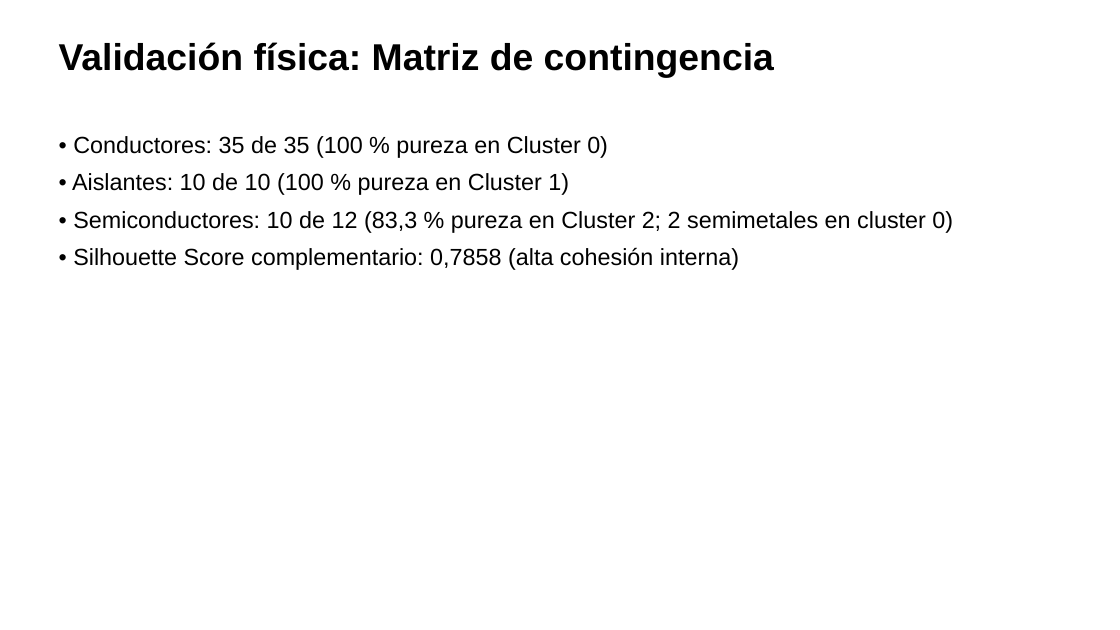
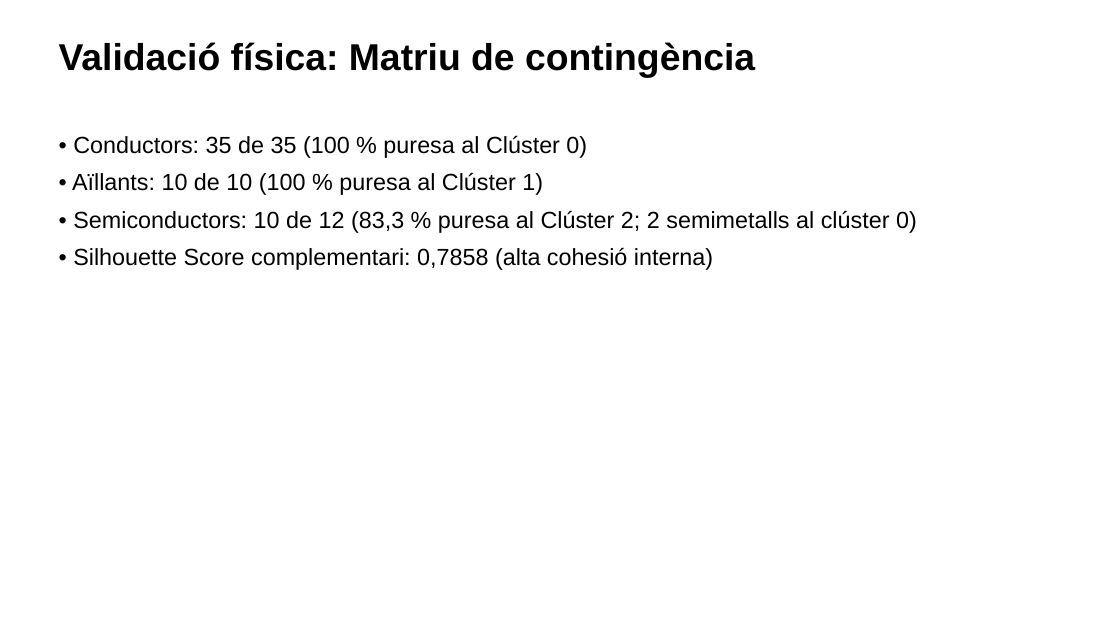
Before and after one commit to ArnauMontull/CPIA-Expo, a slide deck: slide 17 of presentacion/expo_cpia.pptx. Drawn at 1120x630 pixels with LibreOffice and Linux fonts; fonts in the diff are those of the drawing. Boxes give left, top, right and bottom in pixels: in the first picture for what was removed or moved away, otherwise in the second. Text is boxed around its words. In the diff, an @@ line names an element or a change of style, - is before the commit and + after.

```diff
--- a/presentacion/expo_cpia.pptx
+++ b/presentacion/expo_cpia.pptx
@@ text at [59, 42, 755, 78]: text changed @@
-Validación física: Matriz de contingencia
+Validació física: Matriu de contingència
@@ text at [72, 135, 917, 270]: text changed @@
-• Conductores: 35 de 35 (100 % pureza en Cluster 0)
-• Aislantes: 10 de 10 (100 % pureza en Cluster 1)
-• Semiconductores: 10 de 12 (83,3 % pureza en Cluster 2; 2 semimetales en cluster 0)
-• Silhouette Score complementario: 0,7858 (alta cohesión interna)
+• Conductors: 35 de 35 (100 % puresa al Clúster 0)
+• Aïllants: 10 de 10 (100 % puresa al Clúster 1)
+• Semiconductors: 10 de 12 (83,3 % puresa al Clúster 2; 2 semimetalls al clúster 0)
+• Silhouette Score complementari: 0,7858 (alta cohesió interna)
```
Also in this commit, not shown: 5 other slides changed, 13 other files.
